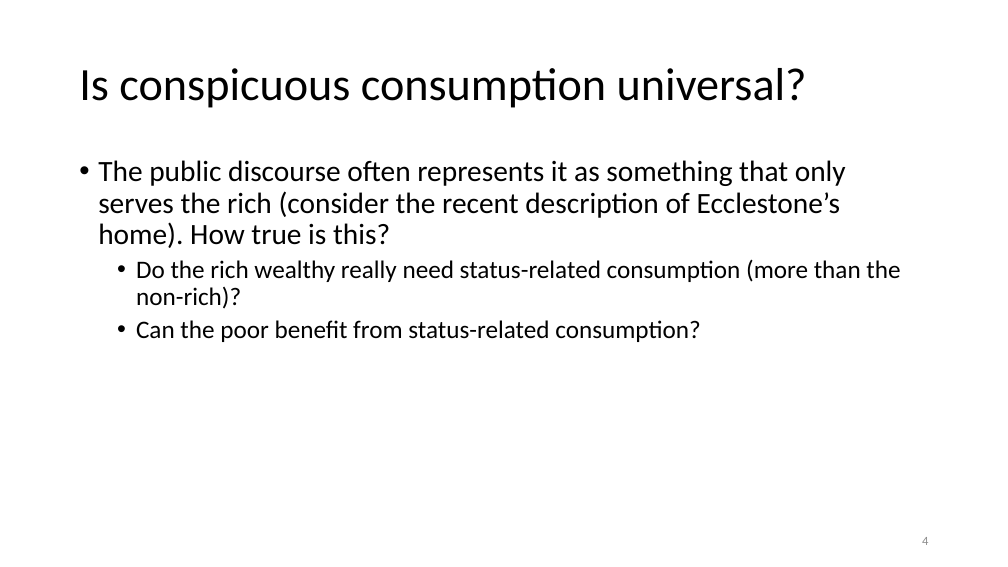
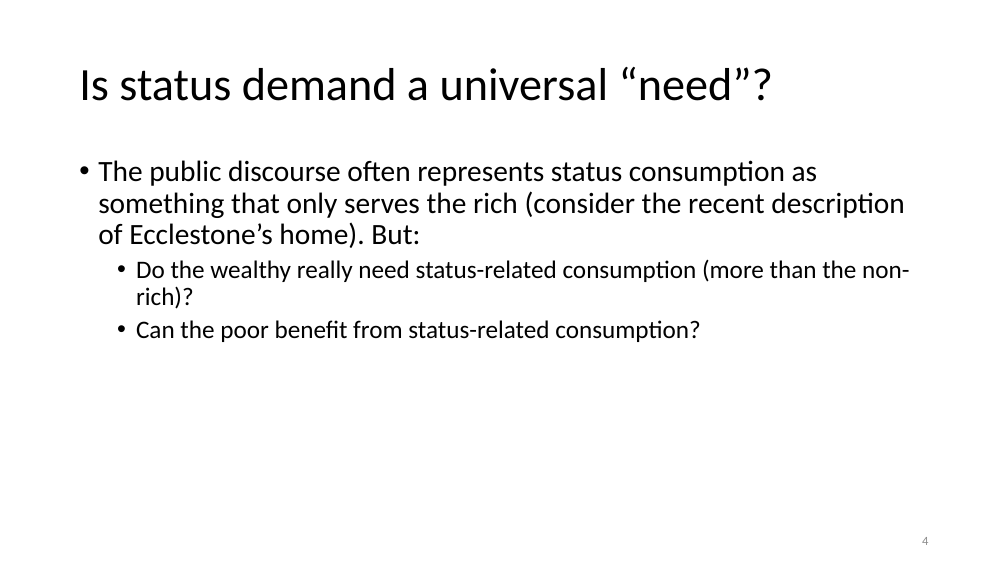
Before and after one commit to anuragr81/research, a slide deck: slide 4 of consumption/presentationFeb2020.pptx. Drawn at 1008x567 pixels with LibreOffice and Linux fonts; fonts in the diff are those of the drawing; background and template pictures are left out. Boxes give left, top, right and bottom in pixels: in the first picture for what was removed or moved away, otherwise in the second. Text is boxed around its words. In the diff, an @@ line names an element or a change of style, - is before the commit and + after.

```diff
--- a/consumption/presentationFeb2020.pptx
+++ b/consumption/presentationFeb2020.pptx
@@ title at bbox=[79, 67, 773, 101]: text changed @@
-Is conspicuous consumption universal?
+Is status demand a universal “need”?
@@ text at bbox=[98, 160, 909, 309]: text changed @@
-• The public discourse often represents it as something that only serves the rich (consider the recent description of Ecclestone’s home). How true is this?
-  • Do the rich wealthy really need status-related consumption (more than the non-rich)?
+• The public discourse often represents status consumption as something that only serves the rich (consider the recent description of Ecclestone’s home). But:
+  • Do the wealthy really need status-related consumption (more than the non-rich)?
```
Also in this commit, not shown: 12 other slides changed, 2 other files.
